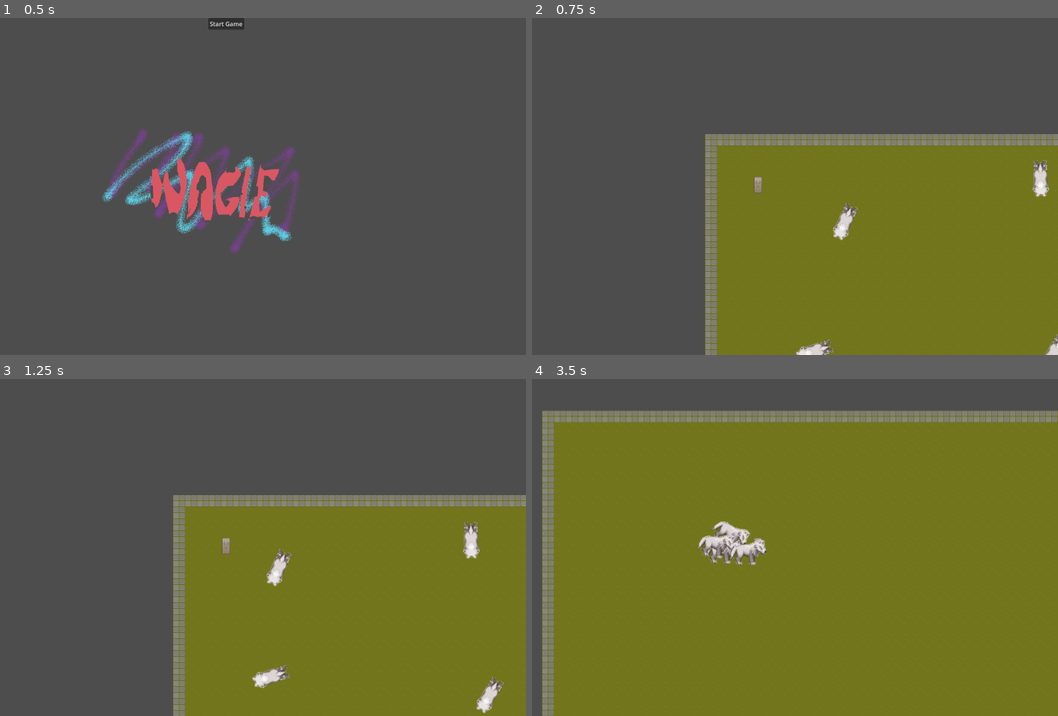
Above: before the commit, frames 1-4 (two rows, left to right).
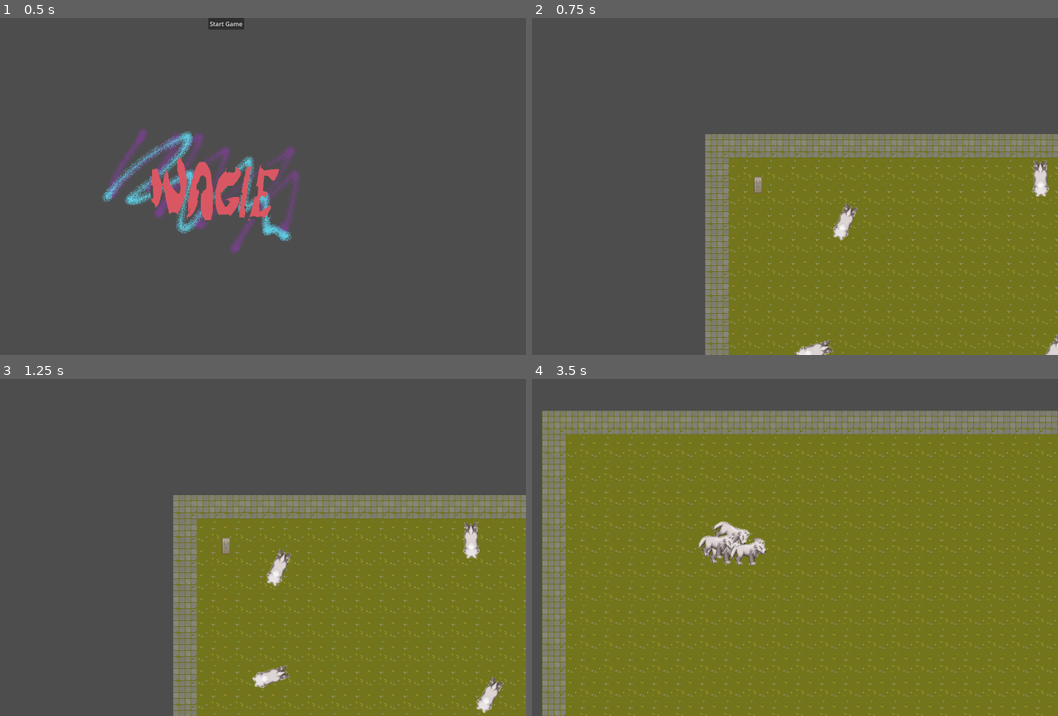
Above: after the commit, the same moments.

Repository: Huve/minor_inconvenience
Game: Godot game, scene res://StartMenu.tscn
Two runs of this game, one before a commit and one after it. Both use one fixed random seed, a clock stepped at 60 frames per second and the inputs below.
Inputs:
- Up to frame 1 (0.5 s): no input
- Up to frame 2 (0.75 s): click "Start Game" at 0.5 s
- Up to frame 3 (1.25 s): no input
- Up to frame 4 (3.5 s): hold Right (ui_right) 1.28-2.03 s; hold Down (ui_down) 2.03-2.78 s; hold Right (ui_right) from 2.78 s (still down)

Frame 1 is identical in both runs. In frame 2, 4.6% of the frame differs, in the area x 33-100%, y 34-100%; in frame 3, 4.5%; in frame 4, 7.7%, in the area x 2-100%, y 10-100%.

Commit message:
Upscale to 64x64
Change the map to be 64 pixels so we can have higher quality art.

Diff:
--- a/Game.tscn
+++ b/Game.tscn
@@ -9,9 +9,9 @@
 [ext_resource type="Script" path="res://PlayerCamera2D.gd" id="6_xnst2"]
 [ext_resource type="Script" path="res://GameInfoNode.gd" id="7_y38ur"]
 
-[sub_resource type="TileSetAtlasSource" id="TileSetAtlasSource_gnjey"]
+[sub_resource type="TileSetAtlasSource" id="TileSetAtlasSource_of8oy"]
 texture = ExtResource("1_wvrlh")
-texture_region_size = Vector2i(32, 32)
+texture_region_size = Vector2i(64, 64)
 0:0/0 = 0
 0:0/0/physics_layer_0/linear_velocity = Vector2(0, 0)
 0:0/0/physics_layer_0/angular_velocity = 0.0
@@ -24,18 +24,6 @@
 3:0/0 = 0
 3:0/0/physics_layer_0/linear_velocity = Vector2(0, 0)
 3:0/0/physics_layer_0/angular_velocity = 0.0
-4:0/0 = 0
-4:0/0/physics_layer_0/linear_velocity = Vector2(0, 0)
-4:0/0/physics_layer_0/angular_velocity = 0.0
-5:0/0 = 0
-5:0/0/physics_layer_0/linear_velocity = Vector2(0, 0)
-5:0/0/physics_layer_0/angular_velocity = 0.0
-6:0/0 = 0
-6:0/0/physics_layer_0/linear_velocity = Vector2(0, 0)
-6:0/0/physics_layer_0/angular_velocity = 0.0
-7:0/0 = 0
-7:0/0/physics_layer_0/linear_velocity = Vector2(0, 0)
-7:0/0/physics_layer_0/angular_velocity = 0.0
 0:1/0 = 0
 0:1/0/physics_layer_0/linear_velocity = Vector2(0, 0)
 0:1/0/physics_layer_0/angular_velocity = 0.0
@@ -48,21 +36,10 @@
 3:1/0 = 0
 3:1/0/physics_layer_0/linear_velocity = Vector2(0, 0)
 3:1/0/physics_layer_0/angular_velocity = 0.0
-4:1/0 = 0
-4:1/0/physics_layer_0/linear_velocity = Vector2(0, 0)
-4:1/0/physics_layer_0/angular_velocity = 0.0
-5:1/0 = 0
-5:1/0/physics_layer_0/linear_velocity = Vector2(0, 0)
-5:1/0/physics_layer_0/angular_velocity = 0.0
-6:1/0 = 0
-6:1/0/physics_layer_0/linear_velocity = Vector2(0, 0)
-6:1/0/physics_layer_0/angular_velocity = 0.0
-7:1/0 = 0
-7:1/0/physics_layer_0/linear_velocity = Vector2(0, 0)
-7:1/0/physics_layer_0/angular_velocity = 0.0
 0:2/0 = 0
 0:2/0/physics_layer_0/linear_velocity = Vector2(0, 0)
 0:2/0/physics_layer_0/angular_velocity = 0.0
+0:2/0/physics_layer_0/polygon_0/points = PackedVector2Array(-32, -32, 32, -32, 32, 32, -32, 32)
 1:2/0 = 0
 1:2/0/physics_layer_0/linear_velocity = Vector2(0, 0)
 1:2/0/physics_layer_0/angular_velocity = 0.0
@@ -72,18 +49,6 @@
 3:2/0 = 0
 3:2/0/physics_layer_0/linear_velocity = Vector2(0, 0)
 3:2/0/physics_layer_0/angular_velocity = 0.0
-4:2/0 = 0
-4:2/0/physics_layer_0/linear_velocity = Vector2(0, 0)
-4:2/0/physics_layer_0/angular_velocity = 0.0
-5:2/0 = 0
-5:2/0/physics_layer_0/linear_velocity = Vector2(0, 0)
-5:2/0/physics_layer_0/angular_velocity = 0.0
-6:2/0 = 0
-6:2/0/physics_layer_0/linear_velocity = Vector2(0, 0)
-6:2/0/physics_layer_0/angular_velocity = 0.0
-7:2/0 = 0
-7:2/0/physics_layer_0/linear_velocity = Vector2(0, 0)
-7:2/0/physics_layer_0/angular_velocity = 0.0
 0:3/0 = 0
 0:3/0/physics_layer_0/linear_velocity = Vector2(0, 0)
 0:3/0/physics_layer_0/angular_velocity = 0.0
@@ -96,120 +61,11 @@
 3:3/0 = 0
 3:3/0/physics_layer_0/linear_velocity = Vector2(0, 0)
 3:3/0/physics_layer_0/angular_velocity = 0.0
-4:3/0 = 0
-4:3/0/physics_layer_0/linear_velocity = Vector2(0, 0)
-4:3/0/physics_layer_0/angular_velocity = 0.0
-5:3/0 = 0
-5:3/0/physics_layer_0/linear_velocity = Vector2(0, 0)
-5:3/0/physics_layer_0/angular_velocity = 0.0
-6:3/0 = 0
-6:3/0/physics_layer_0/linear_velocity = Vector2(0, 0)
-6:3/0/physics_layer_0/angular_velocity = 0.0
-7:3/0 = 0
-7:3/0/physics_layer_0/linear_velocity = Vector2(0, 0)
-7:3/0/physics_layer_0/angular_velocity = 0.0
-0:4/0 = 0
-0:4/0/physics_layer_0/linear_velocity = Vector2(0, 0)
-0:4/0/physics_layer_0/angular_velocity = 0.0
-0:4/0/physics_layer_0/polygon_0/points = PackedVector2Array(-16, -16, 16, -16, 16, 16, -16, 16)
-1:4/0 = 0
-1:4/0/physics_layer_0/linear_velocity = Vector2(0, 0)
-1:4/0/physics_layer_0/angular_velocity = 0.0
-2:4/0 = 0
-2:4/0/physics_layer_0/linear_velocity = Vector2(0, 0)
-2:4/0/physics_layer_0/angular_velocity = 0.0
-3:4/0 = 0
-3:4/0/physics_layer_0/linear_velocity = Vector2(0, 0)
-3:4/0/physics_layer_0/angular_velocity = 0.0
-4:4/0 = 0
-4:4/0/physics_layer_0/linear_velocity = Vector2(0, 0)
-4:4/0/physics_layer_0/angular_velocity = 0.0
-5:4/0 = 0
-5:4/0/physics_layer_0/linear_velocity = Vector2(0, 0)
-5:4/0/physics_layer_0/angular_velocity = 0.0
-6:4/0 = 0
-6:4/0/physics_layer_0/linear_velocity = Vector2(0, 0)
-6:4/0/physics_layer_0/angular_velocity = 0.0
-7:4/0 = 0
-7:4/0/physics_layer_0/linear_velocity = Vector2(0, 0)
-7:4/0/physics_layer_0/angular_velocity = 0.0
-0:5/0 = 0
-0:5/0/physics_layer_0/linear_velocity = Vector2(0, 0)
-0:5/0/physics_layer_0/angular_velocity = 0.0
-1:5/0 = 0
-1:5/0/physics_layer_0/linear_velocity = Vector2(0, 0)
-1:5/0/physics_layer_0/angular_velocity = 0.0
-2:5/0 = 0
-2:5/0/physics_layer_0/linear_velocity = Vector2(0, 0)
-2:5/0/physics_layer_0/angular_velocity = 0.0
-3:5/0 = 0
-3:5/0/physics_layer_0/linear_velocity = Vector2(0, 0)
-3:5/0/physics_layer_0/angular_velocity = 0.0
-4:5/0 = 0
-4:5/0/physics_layer_0/linear_velocity = Vector2(0, 0)
-4:5/0/physics_layer_0/angular_velocity = 0.0
-5:5/0 = 0
-5:5/0/physics_layer_0/linear_velocity = Vector2(0, 0)
-5:5/0/physics_layer_0/angular_velocity = 0.0
-6:5/0 = 0
-6:5/0/physics_layer_0/linear_velocity = Vector2(0, 0)
-6:5/0/physics_layer_0/angular_velocity = 0.0
-7:5/0 = 0
-7:5/0/physics_layer_0/linear_velocity = Vector2(0, 0)
-7:5/0/physics_layer_0/angular_velocity = 0.0
-0:6/0 = 0
-0:6/0/physics_layer_0/linear_velocity = Vector2(0, 0)
-0:6/0/physics_layer_0/angular_velocity = 0.0
-1:6/0 = 0
-1:6/0/physics_layer_0/linear_velocity = Vector2(0, 0)
-1:6/0/physics_layer_0/angular_velocity = 0.0
-2:6/0 = 0
-2:6/0/physics_layer_0/linear_velocity = Vector2(0, 0)
-2:6/0/physics_layer_0/angular_velocity = 0.0
-3:6/0 = 0
-3:6/0/physics_layer_0/linear_velocity = Vector2(0, 0)
-3:6/0/physics_layer_0/angular_velocity = 0.0
-4:6/0 = 0
-4:6/0/physics_layer_0/linear_velocity = Vector2(0, 0)
-4:6/0/physics_layer_0/angular_velocity = 0.0
-5:6/0 = 0
-5:6/0/physics_layer_0/linear_velocity = Vector2(0, 0)
-5:6/0/physics_layer_0/angular_velocity = 0.0
-6:6/0 = 0
-6:6/0/physics_layer_0/linear_velocity = Vector2(0, 0)
-6:6/0/physics_layer_0/angular_velocity = 0.0
-7:6/0 = 0
-7:6/0/physics_layer_0/linear_velocity = Vector2(0, 0)
-7:6/0/physics_layer_0/angular_velocity = 0.0
-0:7/0 = 0
-0:7/0/physics_layer_0/linear_velocity = Vector2(0, 0)
-0:7/0/physics_layer_0/angular_velocity = 0.0
-1:7/0 = 0
-1:7/0/physics_layer_0/linear_velocity = Vector2(0, 0)
-1:7/0/physics_layer_0/angular_velocity = 0.0
-2:7/0 = 0
-2:7/0/physics_layer_0/linear_velocity = Vector2(0, 0)
-2:7/0/physics_layer_0/angular_velocity = 0.0
-3:7/0 = 0
-3:7/0/physics_layer_0/linear_velocity = Vector2(0, 0)
-3:7/0/physics_layer_0/angular_velocity = 0.0
-4:7/0 = 0
-4:7/0/physics_layer_0/linear_velocity = Vector2(0, 0)
-4:7/0/physics_layer_0/angular_velocity = 0.0
-5:7/0 = 0
-5:7/0/physics_layer_0/linear_velocity = Vector2(0, 0)
-5:7/0/physics_layer_0/angular_velocity = 0.0
-6:7/0 = 0
-6:7/0/physics_layer_0/linear_velocity = Vector2(0, 0)
-6:7/0/physics_layer_0/angular_velocity = 0.0
-7:7/0 = 0
-7:7/0/physics_layer_0/linear_velocity = Vector2(0, 0)
-7:7/0/physics_layer_0/angular_velocity = 0.0
 
-[sub_resource type="TileSet" id="TileSet_0l0lx"]
-tile_size = Vector2i(32, 32)
+[sub_resource type="TileSet" id="TileSet_upftq"]
+tile_size = Vector2i(64, 64)
 physics_layer_0/collision_layer = 1
-sources/0 = SubResource("TileSetAtlasSource_gnjey")
+sources/0 = SubResource("TileSetAtlasSource_of8oy")
 
 [sub_resource type="RectangleShape2D" id="RectangleShape2D_gs4k5"]
 
@@ -288,7 +144,8 @@
 script = ExtResource("1_vbgrm")
 
 [node name="LevelTileMap" type="TileMap" parent="."]
-tile_set = SubResource("TileSet_0l0lx")
+tile_set = SubResource("TileSet_upftq")
+cell_quadrant_size = 64
 format = 2
 script = ExtResource("3_7ymy6")
 
--- a/LevelTileMap.gd
+++ b/LevelTileMap.gd
@@ -12,7 +12,7 @@
 	# Clear existing tiles
 	clear()
 
-	var sprite_row = 4
+	var sprite_row = 2
 	var left_wall = Vector2i(0, sprite_row)
 	var bottom_wall = Vector2i(0, sprite_row)
 	var right_wall = Vector2i(0, sprite_row)
@@ -21,7 +21,7 @@
 	# Generate ground
 	for x in range(level_width):
 		for y in range(level_height):
-			var floor_tile = Vector2i(1, 2)
+			var floor_tile = Vector2i(2, 1)
 			set_cell(0, Vector2i(x, y), 0, floor_tile)
 
 	# Generate walls (top and sides)
